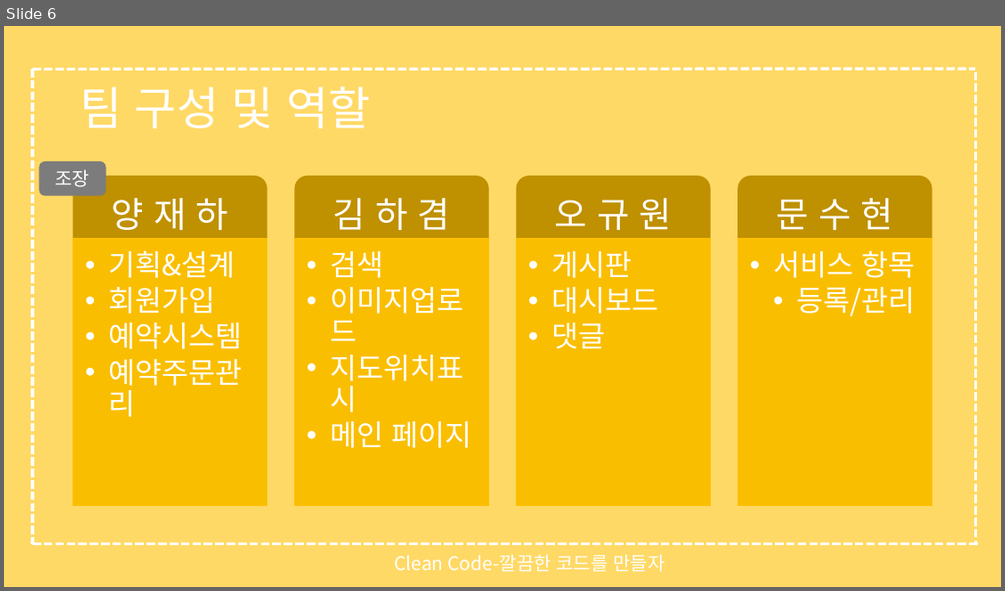
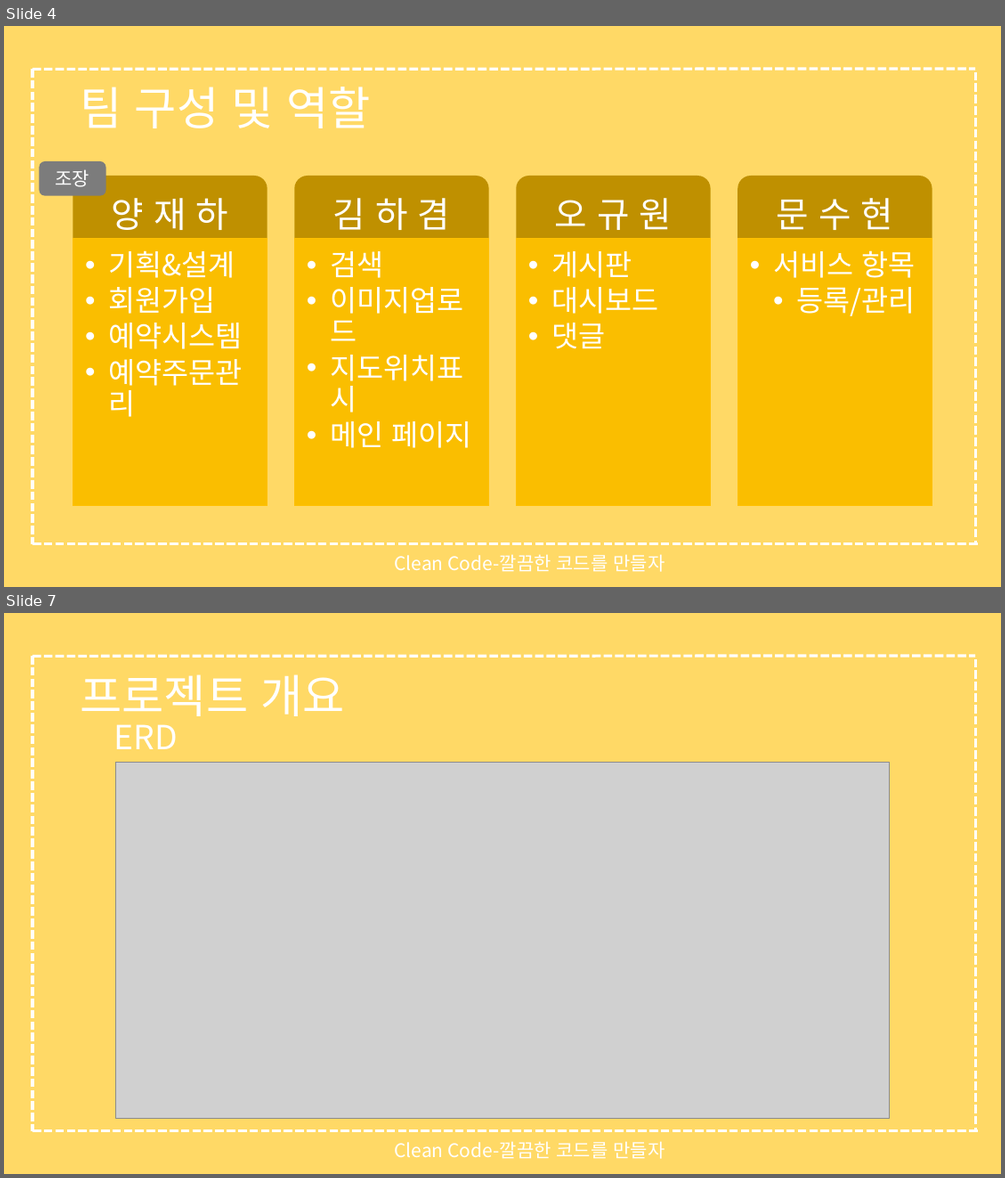
Before and after one commit to Gyu-wonOh/work, a slide deck: 프로젝트/종합예약 웹페이지 서비스.pptx. Shown one above the other, each under a label of ours: slide 6 before the commit, slides 4 and 7 after it; the slides between them are not shown. The pictures are 1005x591 and 1005x1178 pixels, drawn with LibreOffice and Linux fonts; fonts in the diff are those of the drawing; grey boxes stand for pictures. Boxes give left, top, right and bottom in pixels: in the first picture for what was removed or moved away, otherwise in the second. Text is boxed around its words. In the diff, an @@ line names an element or a change of style, - is before the commit and + after.

```diff
--- a/프로젝트/종합예약 웹페이지 서비스.pptx
+++ b/프로젝트/종합예약 웹페이지 서비스.pptx
@@ slide 7 added at (x1=4, y1=613, x2=1001, y2=1174), background #FFD966 @@
@@ line added from (32, 657) to (975, 656), #FFFFFF 2.75 pt dashed @@
@@ line added from (32, 656) to (32, 1130), #FFFFFF 2.75 pt dashed @@
@@ line added from (975, 658) to (975, 1130), #FFFFFF 2.75 pt dashed @@
@@ text added at (x1=80, y1=674, x2=345, y2=716), 44 pt, text #FFFFFF @@
+프로젝트 개요
@@ text added at (x1=114, y1=724, x2=178, y2=749), 32 pt, text #FFFFFF @@
+ERD
@@ picture added at (x1=115, y1=763, x2=890, y2=1119) @@
@@ line added from (32, 1130) to (979, 1130), #FFFFFF 2.75 pt dashed @@
@@ text added at (x1=394, y1=1141, x2=664, y2=1159), 18 pt, text #FFFFFF @@
+Clean Code-깔끔한 코드를 만들자
@@ what was slide 6 is now slide 4 @@
```
Also in this commit, not shown: 5 slides changed, 1 other slide added.
